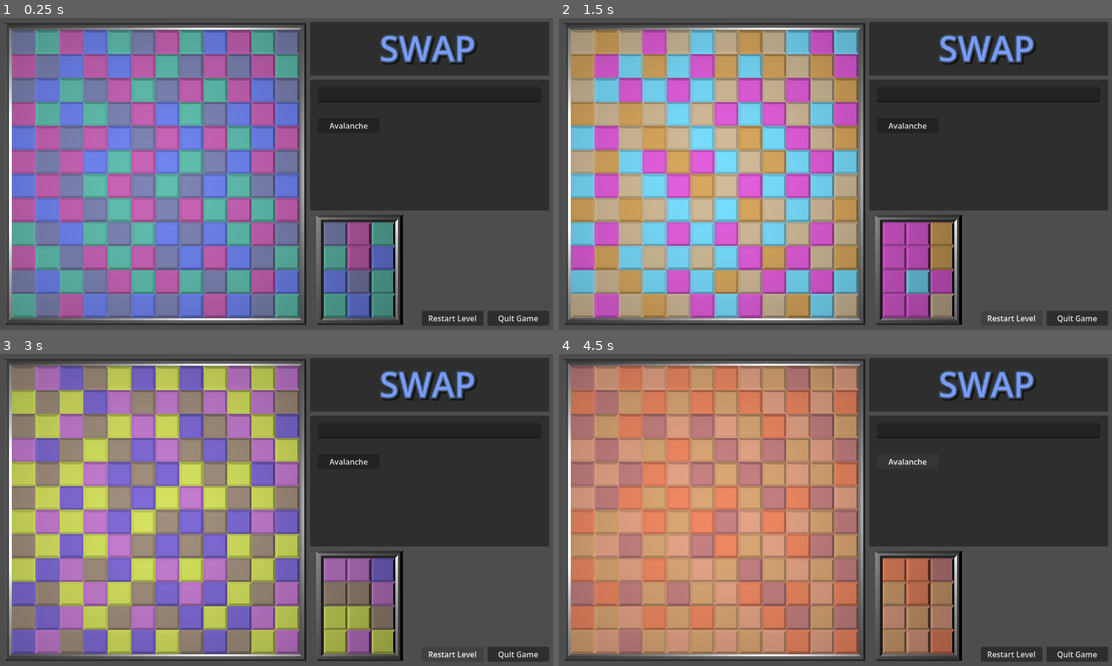
Above: before the commit, frames 1-4 (two rows, left to right).
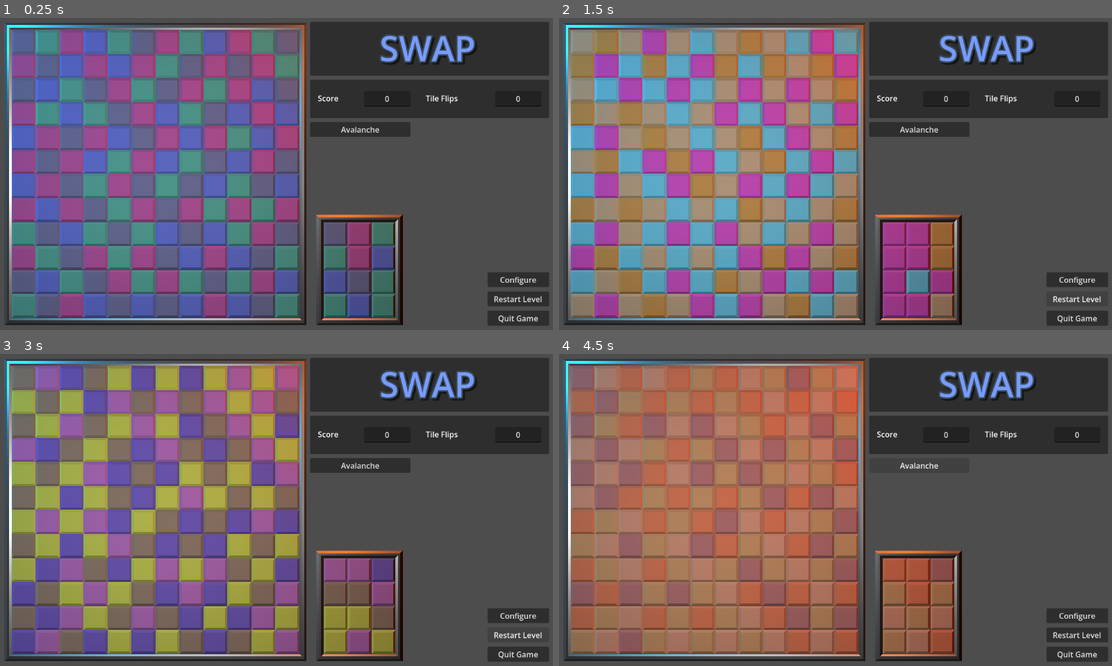
Above: after the commit, the same moments.

Repository: oxben/Swap
Game: Godot game, scene res://scenes/main.tscn
Two runs of this game, one before a commit and one after it. Both use one fixed random seed, a clock stepped at 60 frames per second and the inputs below.
Inputs (mouse positions are in pixels of both pictures, inside the frame that each line leads up to):
- Up to frame 1 (0.25 s): no input
- Up to frame 2 (1.5 s): click "Avalanche" at 0.5 s; click "Restart Level" at 1.25 s
- Up to frame 3 (3 s): click (519, 616) at 2 s, where only the run after the commit has a clickable "Configure"; click "Restart Level" at 2.75 s
- Up to frame 4 (4.5 s): click "Restart Level" at 3.5 s; click "Avalanche" at 4.25 s

The runs differ from the first frame. In frame 1, 64% of the frame differs, in the area x 0-100%, y 1-99%; in frame 2, 66%, in the area x 0-100%, y 1-98%; in frame 3, 64%; in frame 4, 62%.

Commit message:
Improve UI

Diff:
--- a/swap/scenes/main.gd
+++ b/swap/scenes/main.gd
@@ -81,7 +81,8 @@
 
 
 func update_score():
-	$PanelControls/Score.text = "%d pts / %d clicks" % [stats.score, stats.tiles_clicked]
+	$PanelScore/EditScore.text = "%d" % [stats.score]
+	$PanelScore/EditClicks.text = "%d" % [stats.tiles_clicked]
 
 
 func _on_tile_clicked():
--- a/swap/scenes/main.tscn
+++ b/swap/scenes/main.tscn
@@ -3,6 +3,7 @@
 [ext_resource type="Script" uid="uid://caqahdf3pllxg" path="res://scenes/main.gd" id="1_0wfyh"]
 [ext_resource type="PackedScene" uid="uid://c6wjapux4vi08" path="res://scenes/playground_square.tscn" id="1_o5qli"]
 [ext_resource type="LabelSettings" uid="uid://ddtdql1luue8y" path="res://assets/ui/title_label_settings.tres" id="3_sugp2"]
+[ext_resource type="LabelSettings" uid="uid://cntcvhe0hmawc" path="res://assets/ui/score_label_settings.tres" id="4_jyhfs"]
 
 [node name="Main" type="Node3D" unique_id=1447419065]
 script = ExtResource("1_0wfyh")
@@ -12,10 +13,21 @@
 projection = 1
 size = 1.3
 
-[node name="OmniLight3D" type="OmniLight3D" parent="." unique_id=114211885]
+[node name="OmniLightMain" type="OmniLight3D" parent="." unique_id=114211885]
 transform = Transform3D(1, 0, 0, 0, 1, 0, 0, 0, 1, 0.1, 1, 0.6)
+light_energy = 0.5
 
-[node name="PlaygroundSquare" parent="." unique_id=567022727 instance=ExtResource("1_o5qli")]
+[node name="OmniLightBlue" type="OmniLight3D" parent="." unique_id=750050617]
+transform = Transform3D(1, 0, 0, 0, 1, 0, 0, 0, 1, -0.95000005, 0.5, -0.19999999)
+light_color = Color(6.7383053e-06, 0.6717831, 0.8664277, 1)
+light_energy = 0.5
+
+[node name="OmniLightOrange" type="OmniLight3D" parent="." unique_id=1065758797]
+transform = Transform3D(1, 0, 0, 0, 1, 0, 0, 0, 1, 1.0999999, 0.5, -0.14999987)
+light_color = Color(0.94355476, 0.4503005, 9.62615e-07, 1)
+light_energy = 0.5
+
+[node name="PlaygroundSquare" parent="." unique_id=538029405 instance=ExtResource("1_o5qli")]
 transform = Transform3D(1, 0, 0, 0, 1, 0, 0, 0, 1, -0.5, 0, 0)
 
 [node name="PanelTitle" type="Panel" parent="." unique_id=1057081484]
@@ -35,29 +47,74 @@
 horizontal_alignment = 1
 vertical_alignment = 1
 
-[node name="PanelControls" type="Panel" parent="." unique_id=1447637587]
+[node name="PanelScore" type="Panel" parent="." unique_id=1447637587]
 offset_left = 648.0
 offset_top = 128.0
 offset_right = 1144.0
-offset_bottom = 400.0
+offset_bottom = 208.0
 
-[node name="ButtonAvalanche" type="Button" parent="PanelControls" unique_id=787424420]
+[node name="LabelScore" type="Label" parent="PanelScore" unique_id=191069227]
 layout_mode = 0
 offset_left = 16.0
-offset_top = 80.0
-offset_right = 144.0
-offset_bottom = 111.0
+offset_top = 16.0
+offset_right = 101.0
+offset_bottom = 61.0
+text = "Score"
+label_settings = ExtResource("4_jyhfs")
+vertical_alignment = 1
+
+[node name="EditScore" type="LineEdit" parent="PanelScore" unique_id=1118356342]
+layout_mode = 0
+offset_left = 112.0
+offset_top = 24.0
+offset_right = 208.0
+offset_bottom = 56.0
+text = "0"
+alignment = 1
+
+[node name="LabelClicks" type="Label" parent="PanelScore" unique_id=712901075]
+layout_mode = 0
+offset_left = 240.0
+offset_top = 16.0
+offset_right = 373.0
+offset_bottom = 61.0
+text = "Tile Flips"
+label_settings = ExtResource("4_jyhfs")
+vertical_alignment = 1
+
+[node name="EditClicks" type="LineEdit" parent="PanelScore" unique_id=1819191146]
+layout_mode = 0
+offset_left = 384.0
+offset_top = 24.0
+offset_right = 480.0
+offset_bottom = 56.0
+text = "0"
+alignment = 1
+
+[node name="ButtonAvalanche" type="Button" parent="PanelScore" unique_id=787424420]
+layout_mode = 0
+offset_top = 88.0
+offset_right = 208.0
+offset_bottom = 119.0
 text = "Avalanche"
 
-[node name="ButtonRestart" type="Button" parent="PanelControls" unique_id=446870877]
+[node name="ButtonConfigure" type="Button" parent="PanelScore" unique_id=661511866]
 layout_mode = 0
-offset_left = 232.0
-offset_top = 480.0
-offset_right = 360.0
-offset_bottom = 511.0
+offset_left = 368.0
+offset_top = 400.0
+offset_right = 496.0
+offset_bottom = 431.0
+text = "Configure"
+
+[node name="ButtonRestart" type="Button" parent="PanelScore" unique_id=446870877]
+layout_mode = 0
+offset_left = 368.0
+offset_top = 440.0
+offset_right = 496.0
+offset_bottom = 471.0
 text = "Restart Level"
 
-[node name="ButtonQuit" type="Button" parent="PanelControls" unique_id=387612053]
+[node name="ButtonQuit" type="Button" parent="PanelScore" unique_id=387612053]
 layout_mode = 0
 offset_left = 368.0
 offset_top = 480.0
@@ -65,19 +122,11 @@
 offset_bottom = 511.0
 text = "Quit Game"
 
-[node name="Score" type="LineEdit" parent="PanelControls" unique_id=1118356342]
-layout_mode = 0
-offset_left = 16.0
-offset_top = 16.0
-offset_right = 480.0
-offset_bottom = 47.0
-alignment = 1
-
 [node name="ConfirmationDialog" type="ConfirmationDialog" parent="." unique_id=1658878266]
 
 [node name="AcceptDialog" type="AcceptDialog" parent="." unique_id=348880569]
 title = "Info"
 
-[connection signal="pressed" from="PanelControls/ButtonAvalanche" to="." method="_on_button_avalanche_pressed"]
-[connection signal="pressed" from="PanelControls/ButtonRestart" to="." method="_on_button_restart_pressed"]
-[connection signal="pressed" from="PanelControls/ButtonQuit" to="." method="_on_button_quit_pressed"]
+[connection signal="pressed" from="PanelScore/ButtonAvalanche" to="." method="_on_button_avalanche_pressed"]
+[connection signal="pressed" from="PanelScore/ButtonRestart" to="." method="_on_button_restart_pressed"]
+[connection signal="pressed" from="PanelScore/ButtonQuit" to="." method="_on_button_quit_pressed"]
--- a/swap/scenes/playground_square.tscn
+++ b/swap/scenes/playground_square.tscn
@@ -7,10 +7,10 @@
 [ext_resource type="AudioStream" uid="uid://dews0dc41c3c1" path="res://assets/sounds/tile_flip.ogg" id="5_y3lvp"]
 [ext_resource type="AudioStream" uid="uid://be482u8x50xve" path="res://assets/sounds/tile_explosion_01.ogg" id="6_njugk"]
 
-[node name="PlaygroundSquare" unique_id=567022727 instance=ExtResource("1_16t4r")]
+[node name="PlaygroundSquare" unique_id=538029405 instance=ExtResource("1_16t4r")]
 script = ExtResource("2_3gotc")
 
-[node name="PlaygroundSquare" parent="." index="0" unique_id=527102767]
+[node name="PlaygroundSquare" parent="." index="0" unique_id=1962579116]
 transform = Transform3D(1, 0, 0, 0, 1, 0, 0, 0, 1, 0.6, 0, 0.6)
 
 [node name="Highlight" parent="." index="1" unique_id=2049328599 instance=ExtResource("3_3gotc")]
